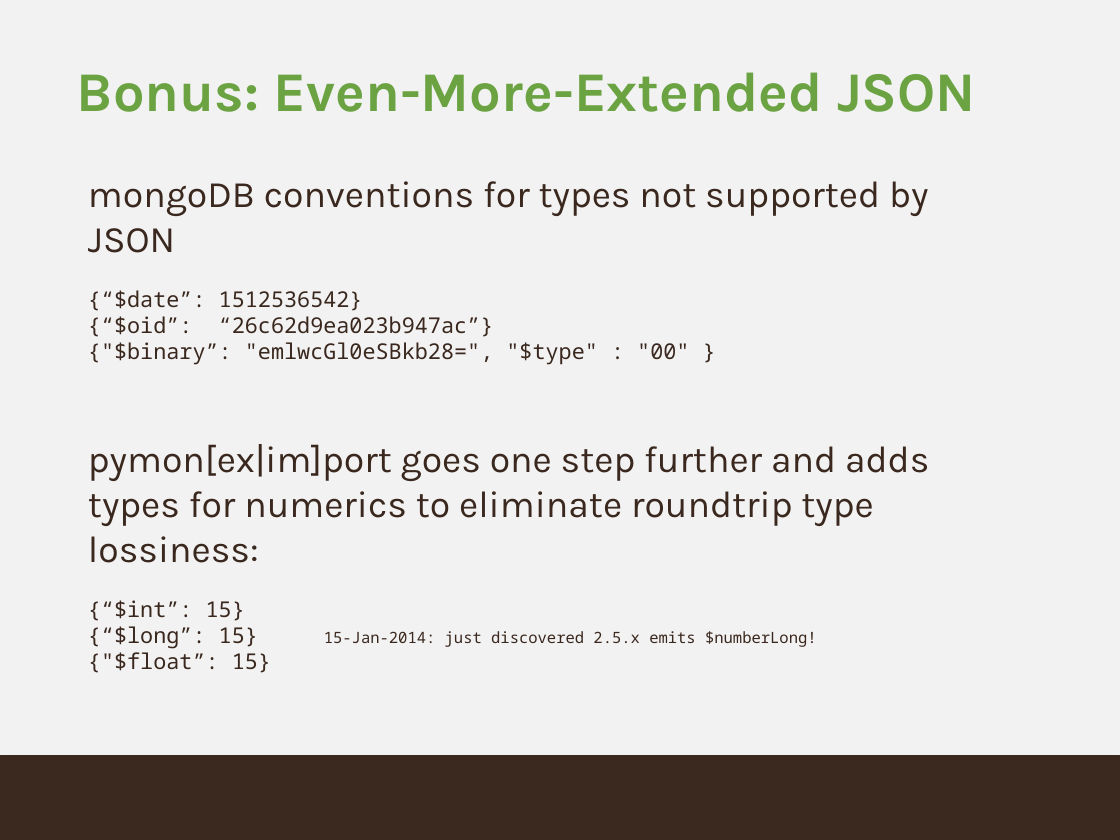
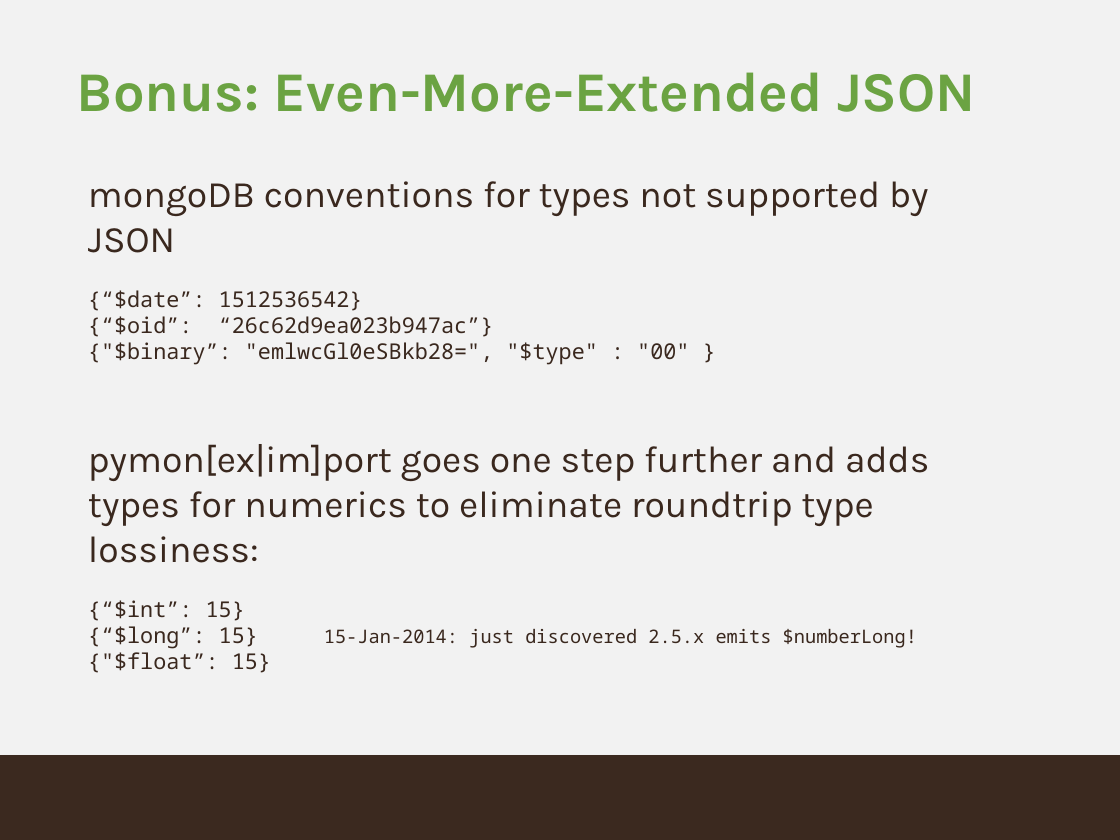
Before and after one commit to buzzm/ipsum, a slide deck: slide 7 of ipsum.pptx (slide 6 before the commit). Drawn at 1120x840 pixels with LibreOffice and Linux fonts; fonts in the diff are those of the drawing; background and template pictures are left out. Boxes give left, top, right and bottom in pixels: in the first picture for what was removed or moved away, otherwise in the second. Text is boxed around its words. In the diff, an @@ line names an element or a change of style, - is before the commit and + after.

```diff
--- a/ipsum.pptx
+++ b/ipsum.pptx
@@ text at bbox=[88, 626, 917, 649]: size 10 to 12 pt in "15-Jan-2014: just discovered 2.5.x emits $numberLong!" @@
```
Also in this commit, not shown: 2 other slides changed, 1 slide added, 3 other files.
